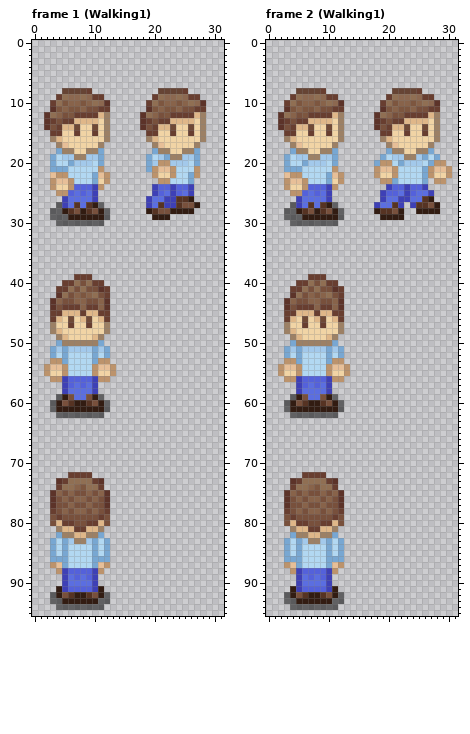
Two states of a pixel-art file, Assets/_ IslandBoy/Content/Art/Aseprite/Entities/PLAYER.aseprite. That is the earlier state.
32x96 pixels, 14 frames. Colours within 5 levels of each other are drawn and written as one. Shown: frame 1 (Walking1), frame 2 (Walking1). The commit also changed other frames, which this record leaves out.
Once edited:
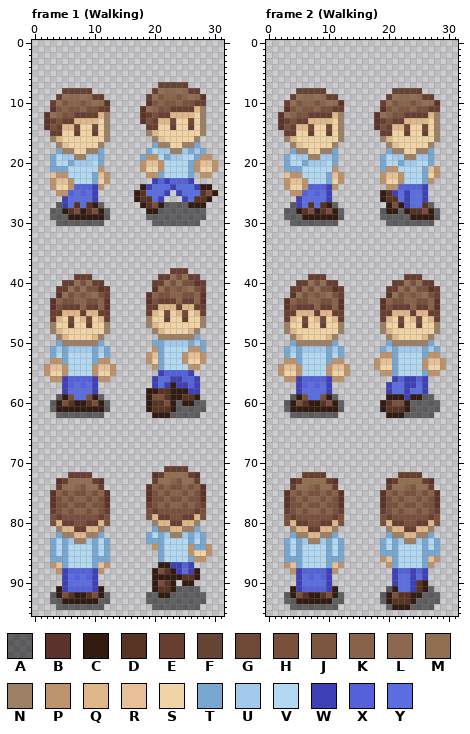
Palette (. is transparent): A #00000086  B #5c3329  C #321c12  D #563323  E #683e30  F #664434  G #6f4936  H #78503c  J #7d563f  K #88634a  L #8c6850  M #906f53  N #9c8065  P #bc936c  Q #dfb789  R #e7bf98  S #f1d4a5  T #78a7d2  U #a3c9eb  V #b2d8f2  W #3e40b6  X #5461db  Y #5b6ee1
Edits made:
layer "Shadow" now shown
--- frame 1 (Walking)
@@ x 15..31 @@
  6 .................
- 7 .................
- 8 ......FFFFE......
- 9 .....EMLLMLEE....
-10 ....EMJKKJKMLB...
-11 ....BJKJJKHHEE...
-12 ...BMKHJEEEEQN...
-13 ...BEHEEQQQQSN...
-14 ...BHEQQGSSGSN...
-15 ....EESSESSESN...
-16 ....NQSSSSSSSN...
-17 .....NRSSSSSN....
-18 .....TNNSSNNT....
-19 ....TVUTNNUUT....
-20 ....TUPPUUUVT....
-21 ....TPRRPVVVP....
-22 .....PSSPVVTP....
-23 ......PPVVVT.....
-24 .....WXXWXXW.....
-25 .....WXYWXYW.....
-26 ....WYYWWDDC.....
-27 ....WYDWWDHHC....
-28 ....CDHHCCCC.....
-29 .....CCC.........
-30 .................
+ 7 ......FFFFE......
+ 8 .....EMLLMLEE....
+ 9 ....EMJKKJKMLB...
+10 ....BJKJJKHHEE...
+11 ...BMKHJEEEEQN...
+12 ...BEHEEQQQQSN...
+13 ...BHEQQGSSGSN...
+14 ....EESSESSESN...
+15 ....NQSSSSSSSN...
+16 .....NRSSSSSN....
+17 .....TNNSSNNT....
+18 ....TVUUNNUTUT...
+19 ...TPPVTUUVVTPP..
+20 ...PRRPVVVVTPRRP.
+21 ...PSSPVVVVTPSSP.
+22 ....PPTVVVVT.PP..
+23 .....WXWXXXW.....
+24 ...CWYYYWYYYWCC..
+25 ..CDYYYW.WYYYDHC.
+26 ..CDDYW...WYDDC..
+27 ...CDHCAAAACCC...
+28 ....CCAAAAAAAA...
+29 ....AAAAAAAAAA...
+30 .....AAAAAAAA....
 31 .................
@@ x 17..30 @@
 37 ..............
-38 ..............
-39 ..............
-40 ..............
-41 ..............
-42 ..............
-43 ..............
-44 ..............
-45 ..............
-46 ..............
-47 ..............
-48 ..............
-49 ..............
-50 ..............
-51 ..............
-52 ..............
-53 ..............
-54 ..............
-55 ..............
-56 ..............
-57 ..............
-58 ..............
-59 ..............
-60 ..............
-61 ..............
-62 ..............
+38 ......EEE.....
+39 ....EEMHMEE...
+40 ...EEMHMHHBE..
+41 ...BMHKJKMHE..
+42 ..BKHHKKHHKB..
+43 ..BHEEEKEEKB..
+44 ..EEQQQEQQEE..
+45 ..EQSGSQGSQE..
+46 ..NSSESSESSN..
+47 ..NQSSSSSSSN..
+48 ...NQSSSSQN...
+49 ....NNNNNNT...
+50 ...TTUUUUTUT..
+51 ...PTVVVVPPT..
+52 ..PRTVVVPRRP..
+53 ..PSTVVVPSSP..
+54 ...PTVVVVPP...
+55 ....WXXXXW....
+56 ...WYYWWXXW...
+57 ...WYWCWWXW...
+58 ..CCDDCCCWW...
+59 ..CHHDCCDDC...
+60 ..CDDHCACCAA..
+61 ..CDDDCAAAAA..
+62 ...CCCAAAAA...
 63 ..............
@@ x 17..31 @@
 70 ...............
-71 ...............
-72 ...............
-73 ...............
-74 ...............
-75 ...............
-76 ...............
-77 ...............
-78 ...............
-79 ...............
-80 ...............
-81 ...............
-82 ...............
-83 ...............
-84 ...............
-85 ...............
-86 ...............
-87 ...............
-88 ...............
-89 ...............
-90 ...............
-91 ...............
-92 ...............
-93 ...............
-94 ...............
+71 .....EEEE......
+72 ...BEMMMMEB....
+73 ...EMMKJMME....
+74 ..BKHKHHKHKB...
+75 ..BHKHKKHKHB...
+76 ..BHHKHHKHHB...
+77 ..EHKHKKHKHE...
+78 ..HEHHHHHHEH...
+79 ..HQEEHHEEQH...
+80 ...NQQEEQQN....
+81 ...TNNQQNNT....
+82 ..TVTUNNUTUT...
+83 ..TTTVVVVTVT...
+84 ...PTVVVVPTTP..
+85 ....TVVVVPSSP..
+86 ....TVVVVTPP...
+87 ....CCWWXW.....
+88 ...CHDCWYWC....
+89 ...CCCCCDDC....
+90 ...CHDC.CC.....
+91 ...CDDCAAAA....
+92 ..AACCAAAAAA...
+93 ..AAAAAAAAAA...
+94 ...AAAAAAAA....
 95 ...............
--- frame 2 (Walking)
@@ x 16..31 @@
 18 ....TNNSSNNT....
-19 ...TVUUNNUTVT...
-20 ..TPPVTUUUVTPP..
-21 ..PRRPVVVVTPRRP.
-22 ..PSSPVVVVTPSSP.
-23 ...PPTVVVVT.PP..
-24 ....WXXWXXW.....
-25 ...WXXYWXYYW....
-26 ...WYYWWYYDC....
-27 ..WYYDW.WDDHC...
-28 ..CDDHC..CCCC...
-29 ...CCCC.........
-30 ................
+19 ...TVUUNNUUT....
+20 ...TVVTUUVVT....
+21 ...TPPVVVVTRP...
+22 ...PRRPVVVTSP...
+23 ...PSSPVVVTP....
+24 ....PPXXXXW.....
+25 ...CDWYWYYW.....
+26 ...CDDYWYYW.....
+27 ....CHCWYYDA....
+28 ...ACCACDDHCA...
+29 ...AAAAACCCCA...
+30 ....AAAAAAAA....
 31 ................
@@ x 16..31 @@
 38 ................
-39 ................
-40 ................
-41 ................
-42 ................
-43 ................
-44 ................
-45 ................
-46 ................
-47 ................
-48 ................
-49 ................
-50 ................
-51 ................
-52 ................
-53 ................
-54 ................
-55 ................
-56 ................
-57 ................
-58 ................
-59 ................
-60 ................
-61 ................
-62 ................
+39 .......EEE......
+40 .....EEMHMEE....
+41 ....EEMHMHHBE...
+42 ....BMHKJKMHE...
+43 ...BKHHKKHHKB...
+44 ...BHEEEKEEKB...
+45 ...EEQQQEQQEE...
+46 ...EQSGSQGSQE...
+47 ...NSSESSESSN...
+48 ...NQSSSSSSSN...
+49 ....NQSSSSQN....
+50 ....TNNNNNNT....
+51 ...TUTUUUUTUT...
+52 ...PPTVVVVTPP...
+53 ..PRRTVVVVPRRP..
+54 ..PSSTVVVVPSSP..
+55 ...PPTVVVVTPP...
+56 .....WXWWXW.....
+57 ....WYYWWYW.....
+58 ....WYYWYYW.....
+59 ....CCCWCCAA....
+60 ...CDHHCAAAAA...
+61 ...CDDDCAAAAA...
+62 ....CCCAAAAA....
 63 ................
@@ x 17..30 @@
 71 ..............
-72 ..............
-73 ..............
-74 ..............
-75 ..............
-76 ..............
-77 ..............
-78 ..............
-79 ..............
-80 ..............
-81 ..............
-82 ..............
-83 ..............
-84 ..............
-85 ..............
-86 ..............
-87 ..............
-88 ..............
-89 ..............
-90 ..............
-91 ..............
-92 ..............
-93 ..............
-94 ..............
+72 .....EEEE.....
+73 ...BEMMMMEB...
+74 ...EMMKJMME...
+75 ..BKHKHHKHKB..
+76 ..BHKHKKHKHB..
+77 ..BHHKHHKHHB..
+78 ..EHKHKKHKHE..
+79 ..HEHHHHHHEH..
+80 ..HQEEHHEEQH..
+81 ...NQQEEQQN...
+82 ...TNNQQNNT...
+83 ..TVTUNNUTVT..
+84 ..TVTVVVVTVT..
+85 ..TTTVVVVTTT..
+86 ..PRTVVVVTRP..
+87 ...PTVVVVTP...
+88 ....WXXWXW....
+89 ....WYYWYW....
+90 ....WYYWDC....
+91 ...ACYYWDCA...
+92 ..ACHDDCCAAA..
+93 ..ACDDDCAAAA..
+94 ...ACCCAAAA...
 95 ..............
Changed places in both pictures, as pixel boxes (x1, y1, x2, y2):
changed: (134, 82, 218, 226)
added: (146, 268, 206, 418)
added: (146, 466, 212, 610)
changed: (374, 154, 452, 226)
added: (374, 274, 446, 418)
added: (380, 472, 440, 610)
